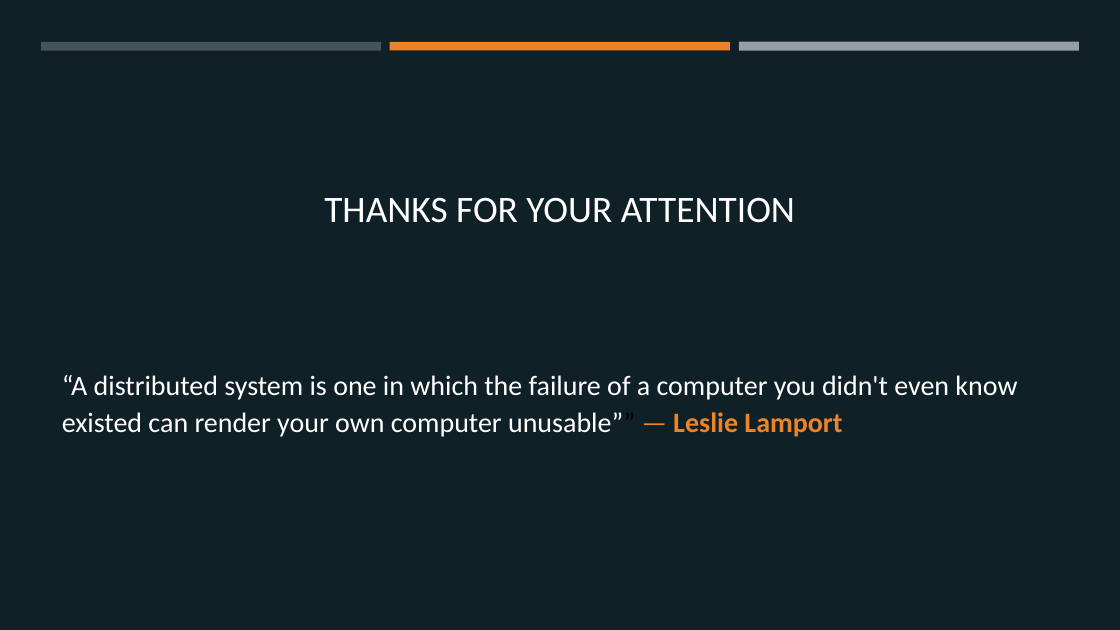
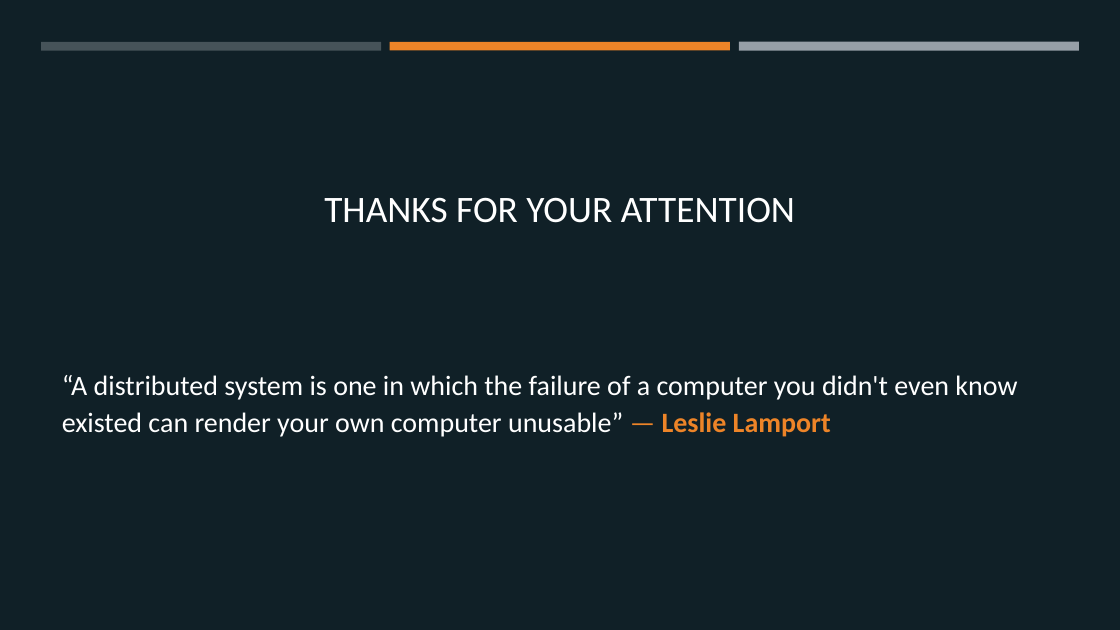
Before and after one commit to margaeor/COMP414-Distributed-Systems, a slide deck: slide 21 of presentation/Distributed.pptx. Drawn at 1120x630 pixels with LibreOffice and Linux fonts; fonts in the diff are those of the drawing. Boxes give left, top, right and bottom in pixels: in the first picture for what was removed or moved away, otherwise in the second. Text is boxed around its words. In the diff, an @@ line names an element or a change of style, - is before the commit and + after.

Commit message:
make minor edits to presentation

```diff
--- a/presentation/Distributed.pptx
+++ b/presentation/Distributed.pptx
@@ text at [62,375,1017,437]: text changed @@
-“A distributed system is one in which the failure of a computer you didn't even know existed can render your own computer unusable”” — Leslie Lamport
+“A distributed system is one in which the failure of a computer you didn't even know existed can render your own computer unusable” — Leslie Lamport
```
Also in this commit, not shown: 1 other slide changed.
